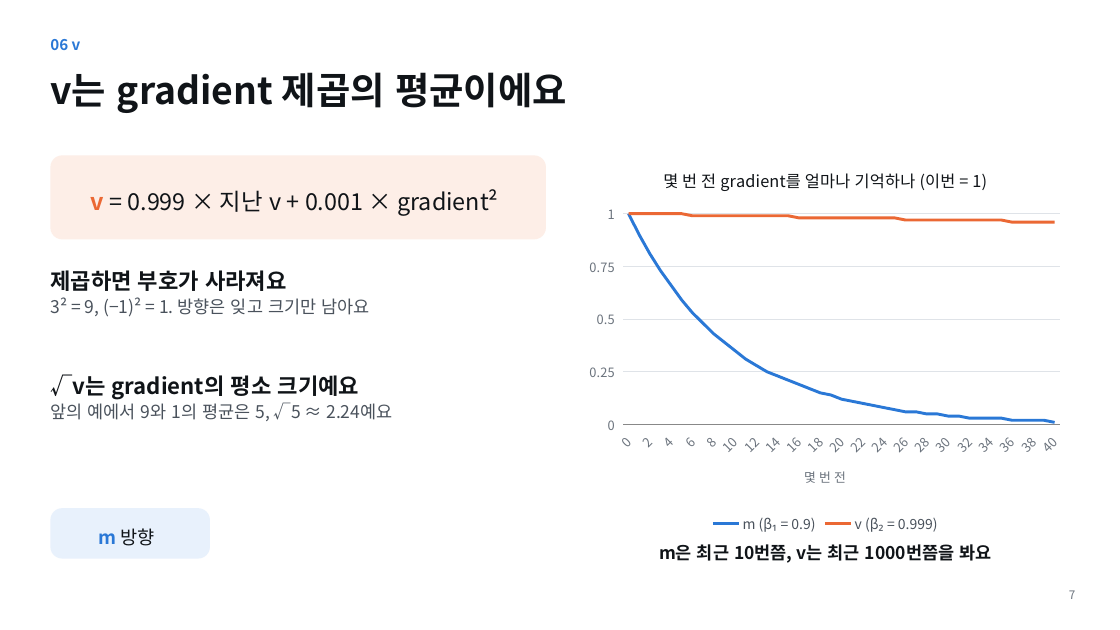
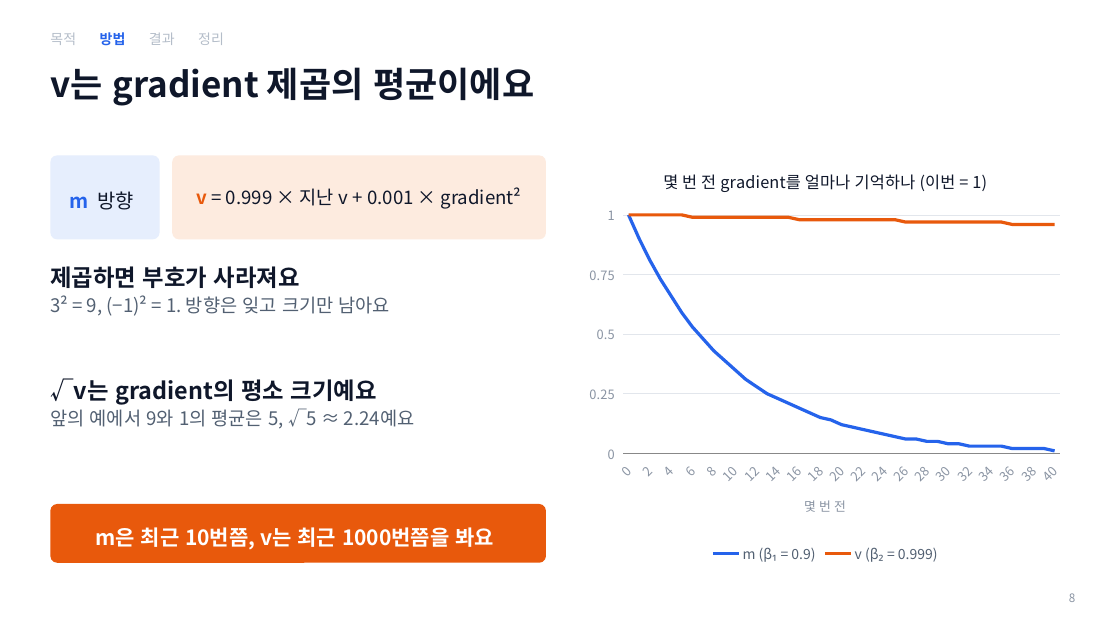
Before and after one commit to tkdgh123/tkdgh123.github.io, a slide deck: slide 8 of adam/Adam_PaperSeminar.pptx (slide 7 before the commit). Drawn at 1120x630 pixels with LibreOffice and Linux fonts; fonts in the diff are those of the drawing. Boxes give left, top, right and bottom in pixels: in the first picture for what was removed or moved away, otherwise in the second. Text is boxed around its words. In the diff, an @@ line names an element or a change of style, - is before the commit and + after.

```diff
--- a/adam/Adam_PaperSeminar.pptx
+++ b/adam/Adam_PaperSeminar.pptx
@@ text removed at bbox=[50, 39, 81, 50] @@
-06 v
@@ text added at bbox=[50, 32, 224, 46], 12 pt, text #B4BDC9 @@
+목적 방법 결과 정리
@@ title "v는 gradient 제곱의 평균이에요" at bbox=[50, 67, 534, 106]: size 32 to 30 pt, text colour #101418 to #0F172A @@
@@ rounded rectangle "m 방향": place and size @@
-rounded rectangle "m 방향" at bbox=[50, 508, 210, 559]
+rounded rectangle "m 방향" at bbox=[50, 155, 160, 239]
@@ rounded rectangle "m 방향" at bbox=[50, 155, 160, 239]: size 16 to 17 pt; text colour #2A78D6 to #2563EB in "m"; text colour #101418 to #0F172A in "방향"; fill #E8F1FC to #E6EEFD; proportions changed @@
@@ rounded rectangle "v = 0.999 × 지난 ...": place and size @@
-rounded rectangle "v = 0.999 × 지난 ..." at bbox=[50, 155, 546, 239]
+rounded rectangle "v = 0.999 × 지난 ..." at bbox=[172, 155, 546, 239]
@@ rounded rectangle "v = 0.999 × 지난 ..." at bbox=[172, 155, 546, 239]: size 20 to 16 pt, text colour #101418 to #0F172A; text colour #EB6834 to #E8590C in "v"; fill #FDEEE7 to #FDEBDF; proportions changed @@
@@ line chart at bbox=[580, 151, 1071, 567] @@
@@ colour of m (β₁ = 0.9) #2A78D6 to #2563EB @@
@@ colour of v (β₂ = 0.999) #EB6834 to #E8590C @@
@@ legend changed @@
@@ category axis changed @@
@@ value axis changed @@
@@ lettering changed @@
@@ line chart: place and size @@
-line chart at bbox=[580, 151, 1071, 538]
+line chart at bbox=[580, 151, 1071, 567]
@@ text "제곱하면 부호가 사라져요" at bbox=[50, 266, 390, 316]: size 19 to 20 pt, text colour #101418 to #0F172A in "제곱하면 부호가 사라져요"; size 15 to 16 pt, text colour #4A525C to #526072 in "3² = 9, (−1)² = 1. 방향은 ..." @@
@@ text "√v는 gradient의 평소 크기예요" at bbox=[50, 378, 415, 429]: size 19 to 20 pt, text colour #101418 to #0F172A in "√v는 gradient의 평소 크기예요"; size 15 to 16 pt, text colour #4A525C to #526072 in "앞의 예에서 9와 1의 평균은 5, √5 ..." @@
@@ rounded rectangle "m은 최근 10번쯤, v는 최근 ...": place and size @@
-rounded rectangle "m은 최근 10번쯤, v는 최근 ..." at bbox=[659, 544, 991, 563]
+rounded rectangle "m은 최근 10번쯤, v는 최근 ..." at bbox=[50, 504, 546, 563]
@@ rounded rectangle "m은 최근 10번쯤, v는 최근 ..." at bbox=[50, 504, 546, 563]: size 15 to 18 pt, text colour #101418 to #FFFFFF; vertical alignment top to middle; fill none to #E8590C @@
@@ page number removed at bbox=[1069, 590, 1075, 599] @@
-7
@@ page number added at bbox=[1069, 593, 1075, 602], 10 pt, text #8A94A3 @@
+8
```
Also in this commit, not shown: 15 other slides changed, 2 slides added, 1 slide removed, 3 other files.
